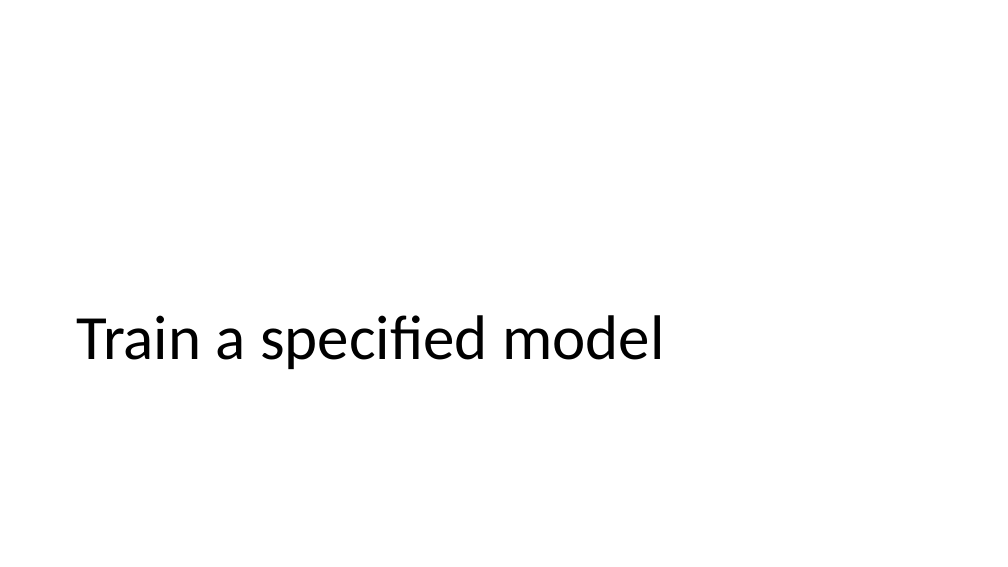
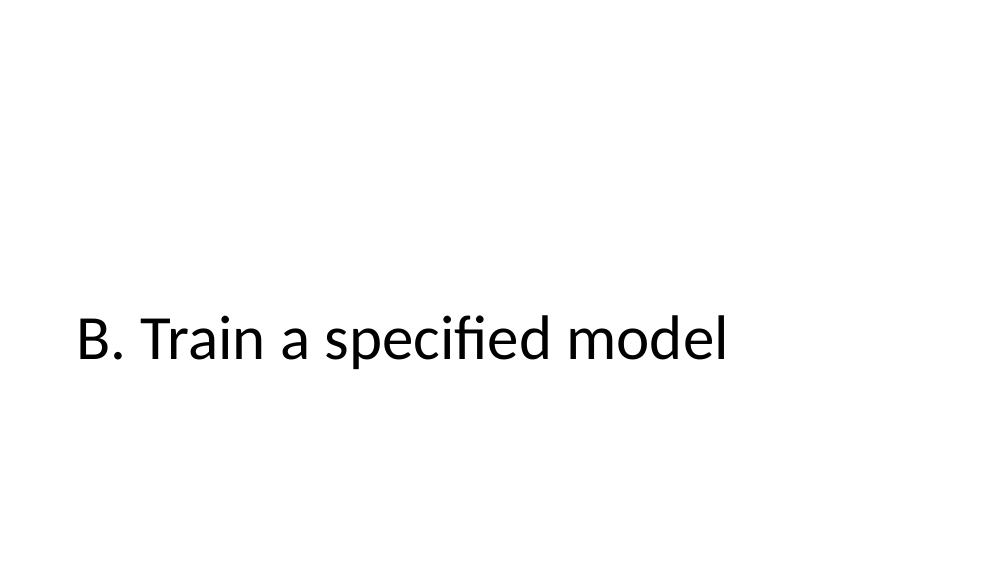
Before and after one commit to frankwxu/digital-forensics-lab, a slide deck: slide 23 of AI4Forensics/IP_Identifier_Fine_Tuning/IP_Identifer_Fine_Tuning.pptx (slide 22 before the commit). Drawn at 1008x567 pixels with LibreOffice and Linux fonts; fonts in the diff are those of the drawing; background and template pictures are left out. Boxes give left, top, right and bottom in pixels: in the first picture for what was removed or moved away, otherwise in the second. Text is boxed around its words. In the diff, an @@ line names an element or a change of style, - is before the commit and + after.

Commit message:
add IP addresses idenfiter with fine-tuned models

```diff
--- a/AI4Forensics/IP_Identifier_Fine_Tuning/IP_Identifer_Fine_Tuning.pptx
+++ b/AI4Forensics/IP_Identifier_Fine_Tuning/IP_Identifer_Fine_Tuning.pptx
@@ title at (x1=76, y1=315, x2=728, y2=369): text changed @@
-Train a specified model
+B. Train a specified model
```
Also in this commit, not shown: 8 other slides changed, 19 slides added, 2 slides removed, 4 other files.
